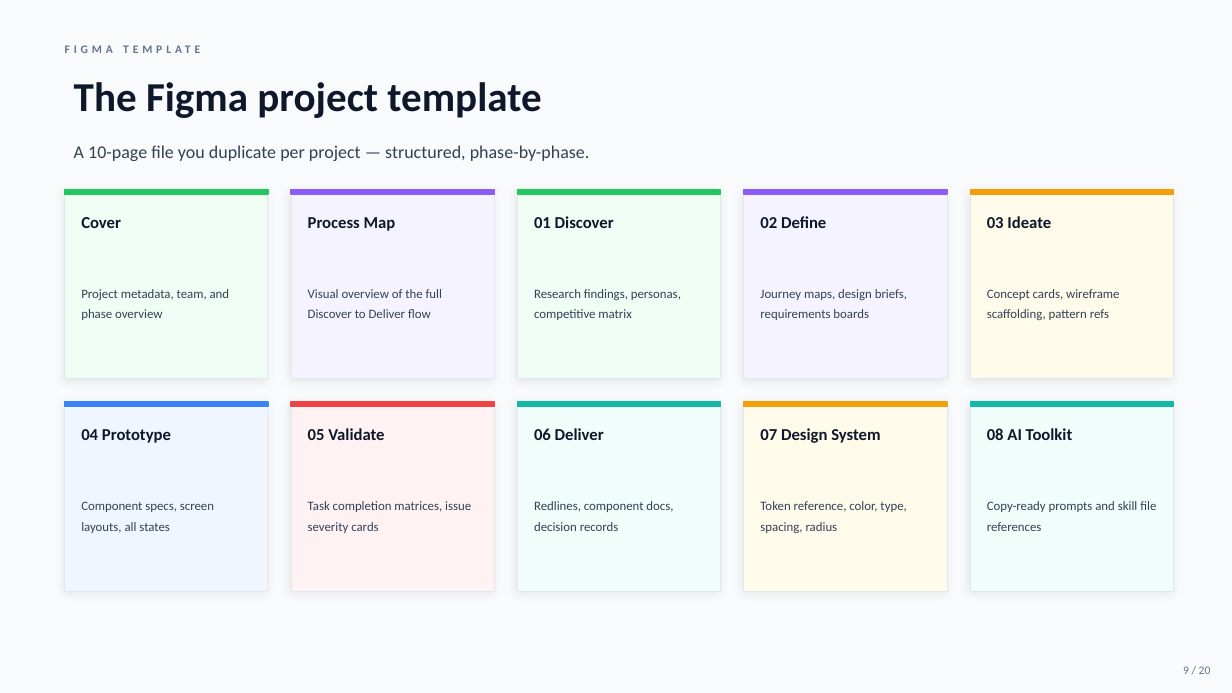
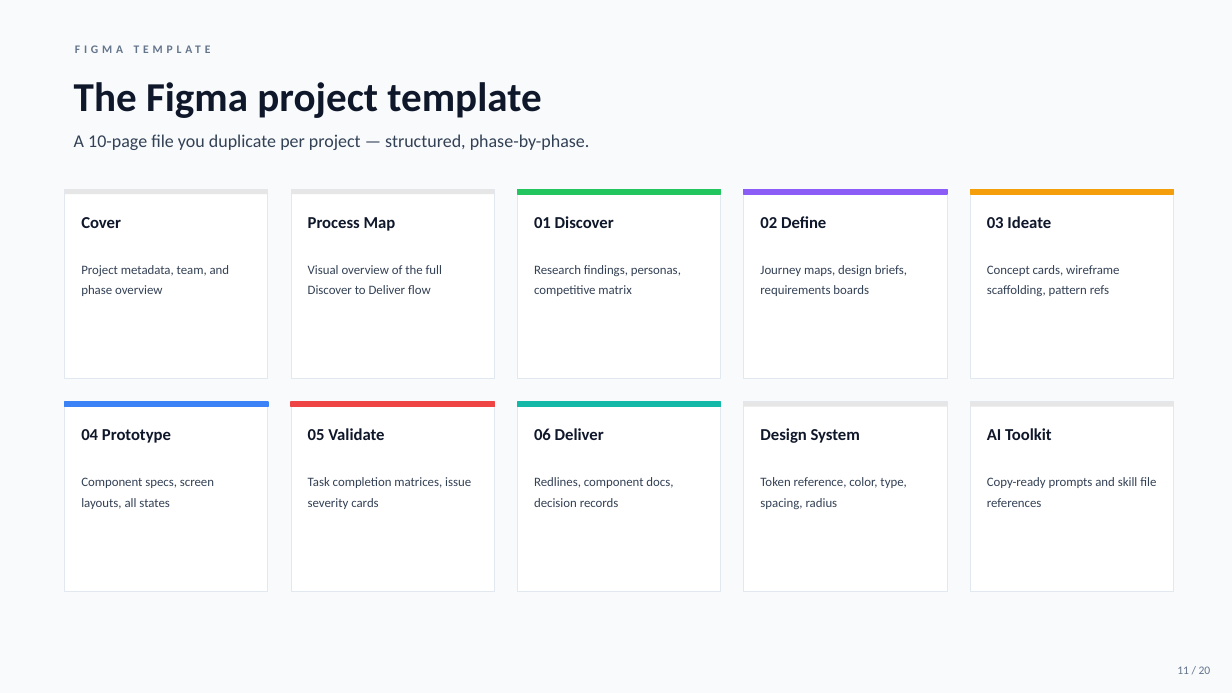
Before and after one commit to quinrobinson/agentic-product-design-framework, a slide deck: slide 11 of artifacts/onboarding-deck.pptx (slide 9 before the commit). Drawn at 1232x693 pixels with LibreOffice and Linux fonts; fonts in the diff are those of the drawing. Boxes give left, top, right and bottom in pixels: in the first picture for what was removed or moved away, otherwise in the second. Text is boxed around its words. In the diff, an @@ line names an element or a change of style, - is before the commit and + after.

```diff
--- a/artifacts/onboarding-deck.pptx
+++ b/artifacts/onboarding-deck.pptx
@@ text "A 10-page file you duplicate ...": place and size @@
-text "A 10-page file you duplicate ..." at (74, 145, 590, 161)
+text "A 10-page file you duplicate ..." at (74, 134, 590, 150)
@@ rectangle at (65, 189, 268, 379): fill #F0FDF4 to #FFFFFF; shadow off @@
@@ rectangle at (65, 189, 268, 194): fill #22C55E to #E7E6E6; outline #22C55E 1 pt to none @@
@@ rectangle at (291, 189, 494, 379): fill #F5F3FF to #FFFFFF; shadow off @@
@@ rectangle at (291, 189, 494, 194): fill #8B5CF6 to #E7E6E6; outline #8B5CF6 1 pt to none @@
@@ rectangle at (518, 189, 721, 379): fill #F0FDF4 to #FFFFFF; shadow off @@
@@ rectangle at (744, 189, 947, 379): fill #F5F3FF to #FFFFFF; shadow off @@
@@ rectangle at (970, 189, 1174, 379): fill #FFFBEB to #FFFFFF; shadow off @@
@@ rectangle at (65, 402, 268, 592): fill #EFF6FF to #FFFFFF; shadow off @@
@@ rectangle at (291, 402, 494, 592): fill #FEF2F2 to #FFFFFF; shadow off @@
@@ rectangle at (518, 402, 721, 592): fill #F0FDFA to #FFFFFF; shadow off @@
@@ rectangle at (744, 402, 947, 592): fill #FFFBEB to #FFFFFF; shadow off @@
@@ rectangle at (744, 402, 947, 407): fill #F59E0B to #E7E6E6; outline #F59E0B 1 pt to none @@
@@ rectangle at (970, 402, 1174, 592): fill #F0FDFA to #FFFFFF; shadow off @@
@@ rectangle at (970, 402, 1174, 407): fill #14B8A6 to #E7E6E6; outline #14B8A6 1 pt to none @@
@@ text at (760, 428, 860, 443): text changed @@
-07 Design System
+Design System
@@ text at (987, 428, 1052, 440): text changed @@
-08 AI Toolkit
+AI Toolkit
@@ 10 texts: place and size @@
-10 texts at (81, 289, 1156, 533)
+10 texts at (81, 265, 1156, 509)
@@ vertical alignment middle to top in 10 elements at (81, 265, 230, 296), (308, 265, 443, 294), (534, 265, 681, 296), (760, 265, 907, 296), (987, 265, 1119, 296), (81, 477, 214, 509), (308, 477, 471, 509), (534, 477, 673, 507), (760, 477, 906, 509), (987, 477, 1156, 507) @@
@@ text at (1177, 666, 1211, 674): text changed @@
-9 / 20
+11 / 20
```
Also in this commit, not shown: 19 other slides changed.
